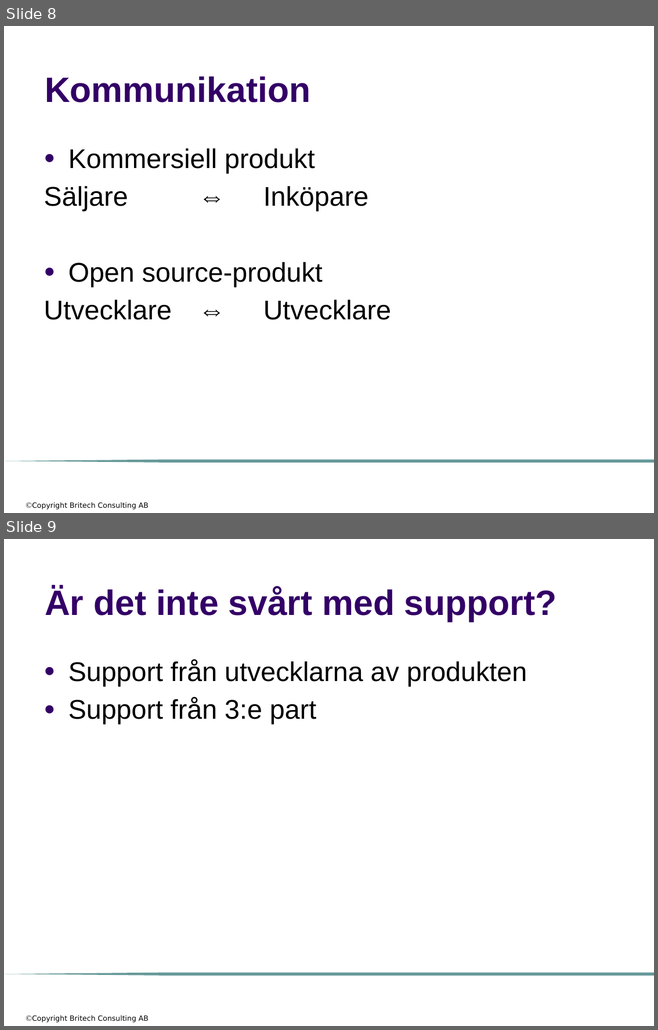
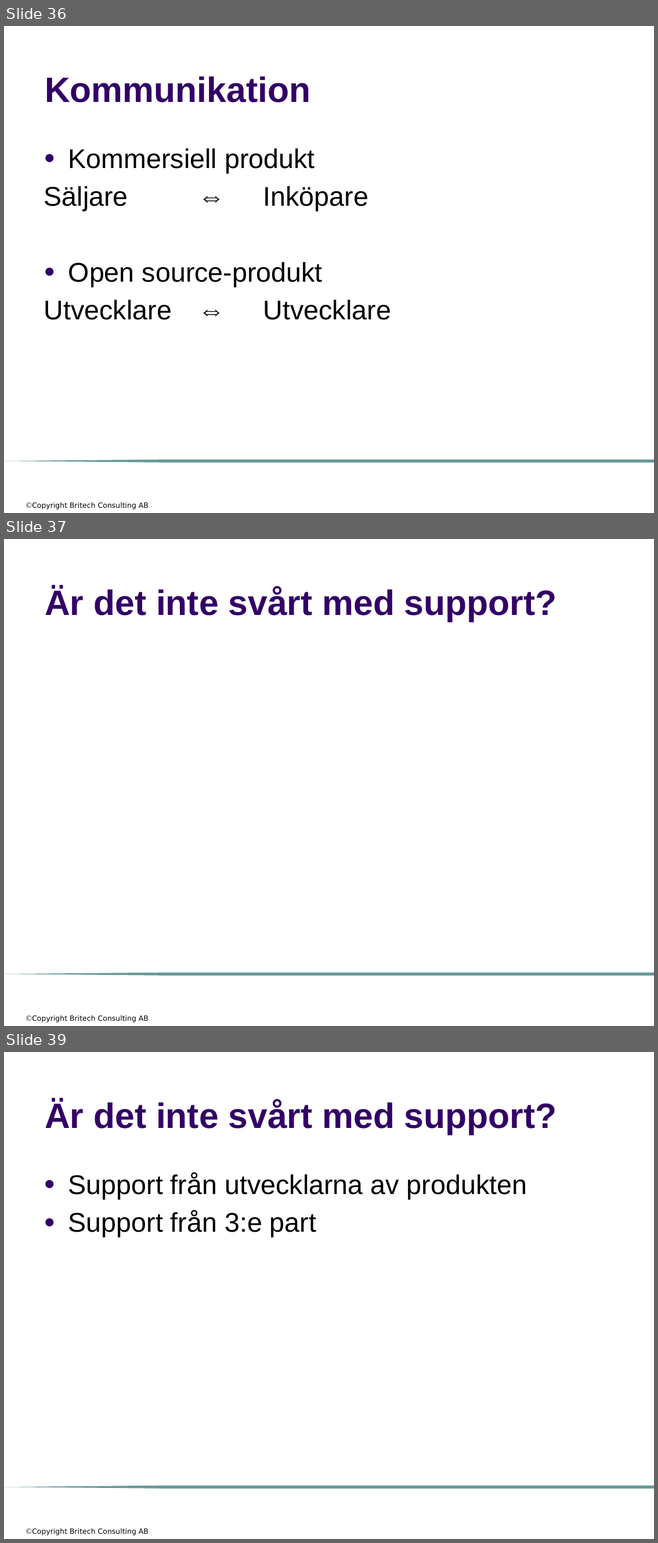
Before and after one commit to me97esn/groovyseminarium, a slide deck: groovyseminarie/dokument/open_source.pptx. Shown one above the other, each under a label of ours: slides 8 and 9 before the commit, slides 36, 37 and 39 after it; the slides between them are not shown. The pictures are 658x1030 and 658x1543 pixels, drawn with LibreOffice and Linux fonts; fonts in the diff are those of the drawing; background and template pictures are left out. Boxes give left, top, right and bottom in pixels: in the first picture for what was removed or moved away, otherwise in the second. Text is boxed around its words. In the diff, an @@ line names an element or a change of style, - is before the commit and + after.

```diff
--- a/groovyseminarie/dokument/open_source.pptx
+++ b/groovyseminarie/dokument/open_source.pptx
@@ slide 37 added at [4, 539, 654, 1026], background #FFFFFF; not listed: 2 template elements that a slide beside it also shows @@
@@ title added at [45, 587, 557, 621], 39 pt, text #330066, bold @@
+Är det inte svårt med support?
@@ what was slide 8 is now slide 36 @@
@@ what was slide 9 is now slide 39 @@
```
Also in this commit, not shown: 4 slides changed, 33 other slides added.
